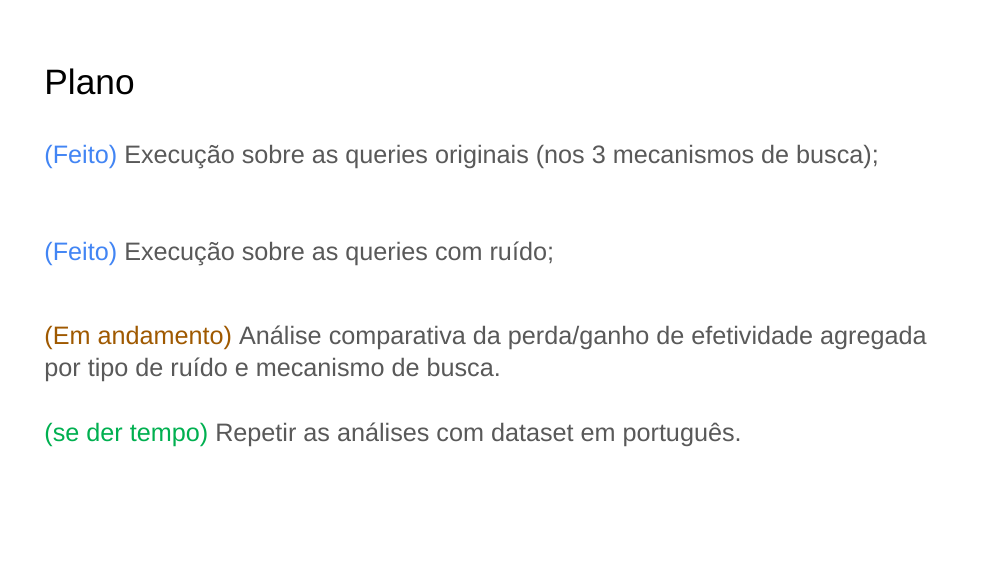
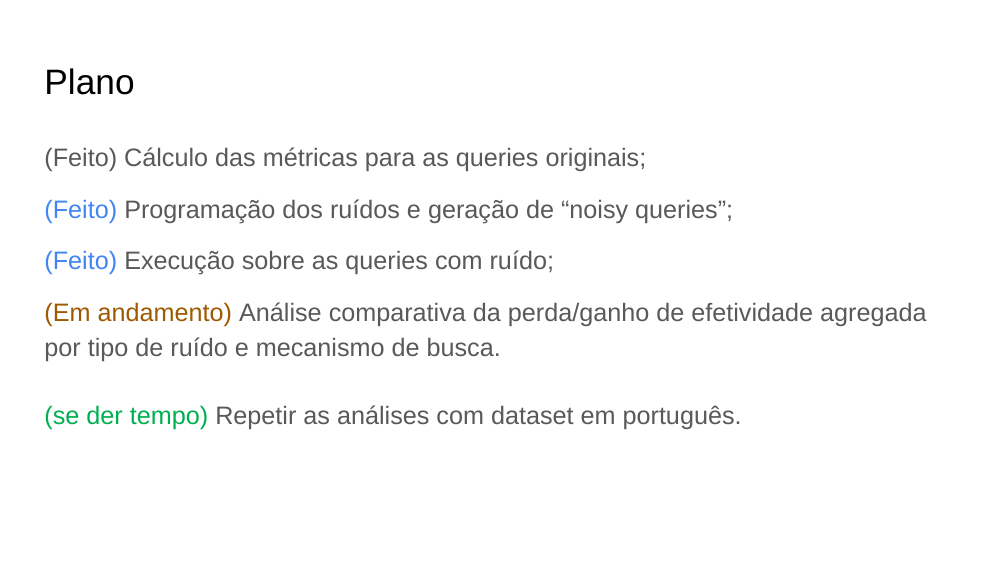
Before and after one commit to leonardo3108/robustez-query, a slide deck: slide 3 of docs/presentations/Apresentação 3 - 20211124.pptx. Drawn at 1008x567 pixels with LibreOffice and Linux fonts; fonts in the diff are those of the drawing. Boxes give left, top, right and bottom in pixels: in the first picture for what was removed or moved away, otherwise in the second. Text is boxed around its words. In the diff, an @@ line names an element or a change of style, - is before the commit and + after.

```diff
--- a/docs/presentations/Apresentação 3 - 20211124.pptx
+++ b/docs/presentations/Apresentação 3 - 20211124.pptx
@@ text at [44,147,733,224]: text changed @@
-(Feito) Execução sobre as queries originais (nos 3 mecanismos de busca);
+(Feito) Cálculo das métricas para as queries originais;
+(Feito) Programação dos ruídos e geração de “noisy queries”;
@@ text at [44,250,926,430]: line spacing 1.05 to 1.15 @@
```
Also in this commit, not shown: 2 slides added.
